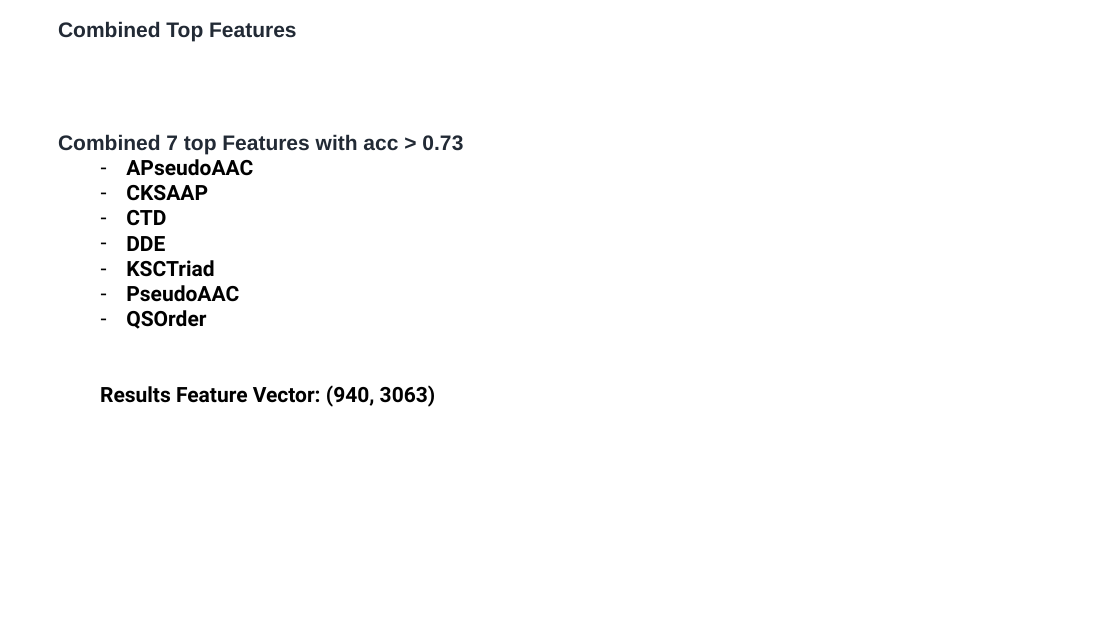
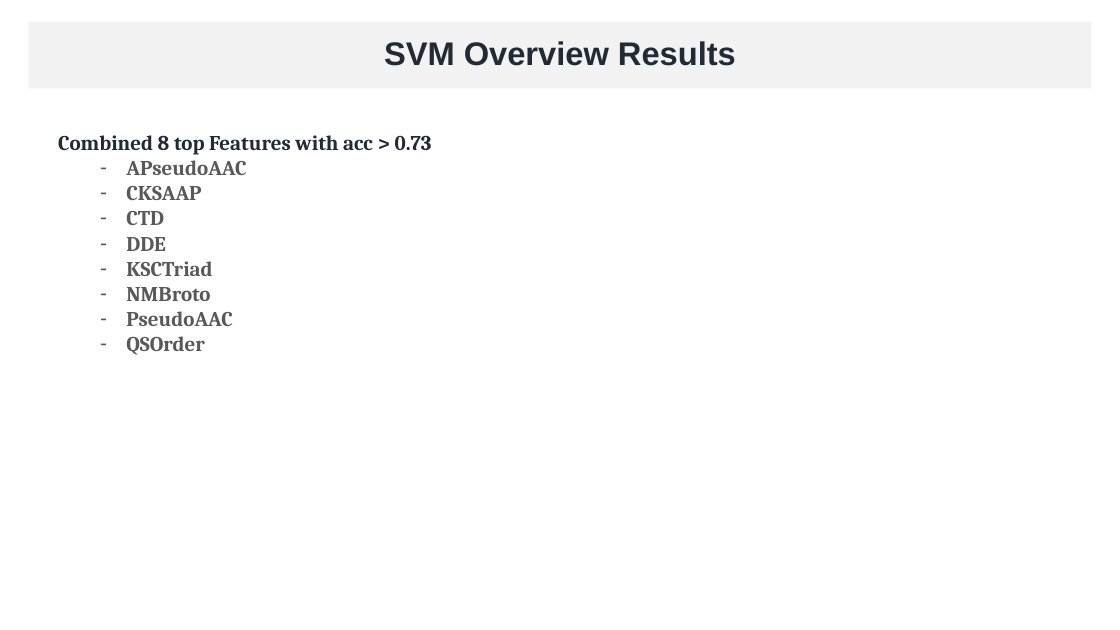
Before and after one commit to mtzynb/MyThesis, a slide deck: slide 37 of ThesisPresentation/thesis_presentation_26012022_Winter.pptx (slide 38 before the commit). Drawn at 1120x630 pixels with LibreOffice and Linux fonts; fonts in the diff are those of the drawing. Boxes give left, top, right and bottom in pixels: in the first picture for what was removed or moved away, otherwise in the second. Text is boxed around its words. In the diff, an @@ line names an element or a change of style, - is before the commit and + after.

```diff
--- a/ThesisPresentation/thesis_presentation_26012022_Winter.pptx
+++ b/ThesisPresentation/thesis_presentation_26012022_Winter.pptx
@@ rectangle added at [29,22,1092,88], fill #F2F2F2, 28 pt, text #222A35, bold @@
+SVM Overview Results
@@ text removed at [58,21,296,42] @@
-Combined Top Features
@@ text at [58,135,432,155]: text changed; font Arial to Cambria @@
-Combined 7 top Features with acc > 0.73
+Combined 8 top Features with acc > 0.73
@@ text at [126,160,246,355]: font Roboto to Cambria, text colour #000000 to #595959 in "APseudoAAC", "CKSAAP", "CTD", "DDE" and 3 more places @@
@@ text at [126,287,210,301]: paragraph added @@
+  – NMBroto
@@ text at [100,385,436,407]: paragraph removed @@
-  Results Feature Vector: (940, 3063)
```
Also in this commit, not shown: 17 other slides changed, 4 slides added, 11 slides removed, 1 other file.
